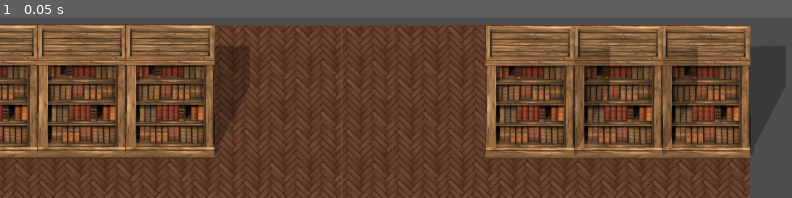
Above: before the commit, frame 1.
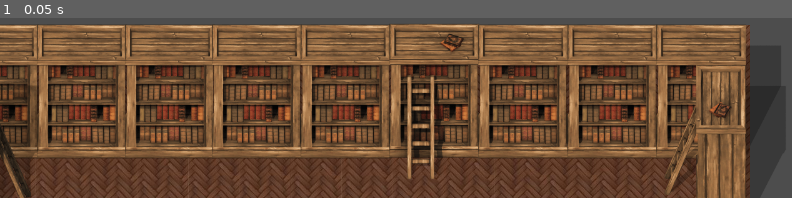
Above: after the commit, the same moment.

Repository: DnilsonAH/VolcanGameJam
Game: Godot game, scene res://Escenas/Game/Library/escena2_biblioteca.tscn
Two runs of this game, one before a commit and one after it. Both use one fixed random seed, a clock stepped at 60 frames per second and the inputs below. This scene is started directly instead of the project's main scene.
Inputs:
- Up to frame 1 (0.05 s): no input

The runs differ from the first frame. In frame 1, 35% of the frame differs, in the area x 0-95%, y 3-100%.

Commit message:
Objetos estanterias

Diff:
--- /dev/null
+++ b/Entities/assets_libreria/estante_der.tscn
@@ -0,0 +1,15 @@
+[gd_scene load_steps=3 format=3 uid="uid://b3tuoetkm8ub8"]
+
+[ext_resource type="Texture2D" uid="uid://ca1ah5s1xfdyt" path="res://Resources/Images/library/bookcaseBooksLadder_W.png" id="1_cxxkd"]
+
+[sub_resource type="RectangleShape2D" id="RectangleShape2D_25lfr"]
+size = Vector2(77, 260)
+
+[node name="StaticBody2D" type="StaticBody2D"]
+
+[node name="Sprite2D" type="Sprite2D" parent="."]
+texture = ExtResource("1_cxxkd")
+
+[node name="CollisionShape2D" type="CollisionShape2D" parent="."]
+position = Vector2(22.5, 87)
+shape = SubResource("RectangleShape2D_25lfr")
--- /dev/null
+++ b/Entities/assets_libreria/estante_izq.tscn
@@ -0,0 +1,15 @@
+[gd_scene load_steps=3 format=3 uid="uid://lbuech4l4tmg"]
+
+[ext_resource type="Texture2D" uid="uid://b40qrqs1awu0r" path="res://Resources/Images/library/bookcaseEmptyLadder_E.png" id="1_5g3ea"]
+
+[sub_resource type="RectangleShape2D" id="RectangleShape2D_62mdx"]
+size = Vector2(79, 259)
+
+[node name="StaticBody2D" type="StaticBody2D"]
+
+[node name="Sprite2D" type="Sprite2D" parent="."]
+texture = ExtResource("1_5g3ea")
+
+[node name="CollisionShape2D" type="CollisionShape2D" parent="."]
+position = Vector2(-21.5, 86.5)
+shape = SubResource("RectangleShape2D_62mdx")
--- /dev/null
+++ b/Entities/assets_libreria/librero_abajo.tscn
@@ -0,0 +1,15 @@
+[gd_scene load_steps=3 format=3 uid="uid://7ix5hadamp7l"]
+
+[ext_resource type="Texture2D" uid="uid://cldj7mo6vvjpt" path="res://Resources/Images/library/bookcaseBooks_N.png" id="1_v7de5"]
+
+[sub_resource type="RectangleShape2D" id="RectangleShape2D_p0lrj"]
+size = Vector2(140, 213)
+
+[node name="StaticBody2D" type="StaticBody2D"]
+
+[node name="Sprite2D" type="Sprite2D" parent="."]
+texture = ExtResource("1_v7de5")
+
+[node name="CollisionShape2D" type="CollisionShape2D" parent="."]
+position = Vector2(0, 101.5)
+shape = SubResource("RectangleShape2D_p0lrj")
--- /dev/null
+++ b/Entities/assets_libreria/librero_escalera.tscn
@@ -0,0 +1,15 @@
+[gd_scene load_steps=3 format=3 uid="uid://ssphewcn2rys"]
+
+[ext_resource type="Texture2D" uid="uid://4kbcyn0oynjv" path="res://Resources/Images/library/bookcaseBooksLadder_S.png" id="1_pc6qb"]
+
+[sub_resource type="RectangleShape2D" id="RectangleShape2D_li1k4"]
+size = Vector2(141, 215)
+
+[node name="StaticBody2D" type="StaticBody2D"]
+
+[node name="Sprite2D" type="Sprite2D" parent="."]
+texture = ExtResource("1_pc6qb")
+
+[node name="CollisionShape2D" type="CollisionShape2D" parent="."]
+position = Vector2(0.5, 71.5)
+shape = SubResource("RectangleShape2D_li1k4")
--- a/Escenas/Game/Library/escena2_biblioteca.tscn
+++ b/Escenas/Game/Library/escena2_biblioteca.tscn
@@ -1,7 +1,11 @@
-[gd_scene load_steps=3 format=3 uid="uid://b5i621u1nubrv"]
+[gd_scene load_steps=7 format=3 uid="uid://b5i621u1nubrv"]
 
 [ext_resource type="Texture2D" uid="uid://bty8r05pmqts2" path="res://Resources/Images/library/Fondo.jpg" id="1_5cuji"]
 [ext_resource type="PackedScene" uid="uid://dnhwdpnttghdm" path="res://Entities/assets_libreria/libreros.tscn" id="2_5cuji"]
+[ext_resource type="PackedScene" uid="uid://7ix5hadamp7l" path="res://Entities/assets_libreria/librero_abajo.tscn" id="3_npxsp"]
+[ext_resource type="PackedScene" uid="uid://ssphewcn2rys" path="res://Entities/assets_libreria/librero_escalera.tscn" id="4_yon75"]
+[ext_resource type="PackedScene" uid="uid://lbuech4l4tmg" path="res://Entities/assets_libreria/estante_izq.tscn" id="5_tcuki"]
+[ext_resource type="PackedScene" uid="uid://b3tuoetkm8ub8" path="res://Entities/assets_libreria/estante_der.tscn" id="6_h82mi"]
 
 [node name="escena2_biblioteca" type="Node2D"]
 
@@ -23,10 +27,43 @@
 position = Vector2(272, 478)
 
 [node name="StaticBody2D4" parent="." instance=ExtResource("2_5cuji")]
-position = Vector2(1129, 479)
-
-[node name="StaticBody2D5" parent="." instance=ExtResource("2_5cuji")]
-position = Vector2(989, 479)
+position = Vector2(411, 478)
 
 [node name="StaticBody2D6" parent="." instance=ExtResource("2_5cuji")]
-position = Vector2(848, 479)
+position = Vector2(553, 478)
+
+[node name="StaticBody2D7" parent="." instance=ExtResource("3_npxsp")]
+position = Vector2(-10, 959)
+
+[node name="StaticBody2D8" parent="." instance=ExtResource("3_npxsp")]
+position = Vector2(131, 959)
+
+[node name="StaticBody2D9" parent="." instance=ExtResource("3_npxsp")]
+position = Vector2(273, 959)
+
+[node name="StaticBody2D10" parent="." instance=ExtResource("3_npxsp")]
+position = Vector2(849, 956)
+
+[node name="StaticBody2D11" parent="." instance=ExtResource("3_npxsp")]
+position = Vector2(990, 956)
+
+[node name="StaticBody2D12" parent="." instance=ExtResource("3_npxsp")]
+position = Vector2(1131, 956)
+
+[node name="StaticBody2D13" parent="." instance=ExtResource("4_yon75")]
+position = Vector2(695, 477)
+
+[node name="libreros" parent="." instance=ExtResource("2_5cuji")]
+position = Vector2(837, 478)
+
+[node name="libreros2" parent="." instance=ExtResource("2_5cuji")]
+position = Vector2(980, 478)
+
+[node name="libreros3" parent="." instance=ExtResource("2_5cuji")]
+position = Vector2(1122, 478)
+
+[node name="StaticBody2D5" parent="." instance=ExtResource("5_tcuki")]
+position = Vector2(-19, 549)
+
+[node name="StaticBody2D14" parent="." instance=ExtResource("6_h82mi")]
+position = Vector2(1132, 550)
